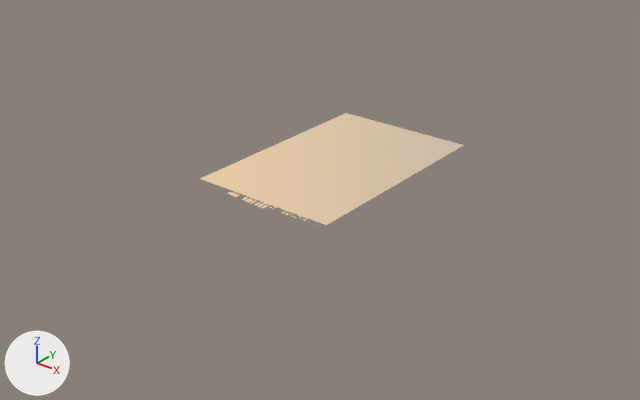
An edit to the Blender file scenario/scl_field.blend, drawn before and after from the same camera.
Camera for both pictures: a camera (50 mm lens) standing at (17875.0, -25685.0, 13155.0) and looking at (-773.0, -2375.0, -1297.0). The axes (+X, +Y, +Z) are drawn at lower left. The lights are the same throughout. The older version comes first.

In view in the first picture: 'SCL_AerodromeGround', 'SCL_FieldSurround' and 11 more.
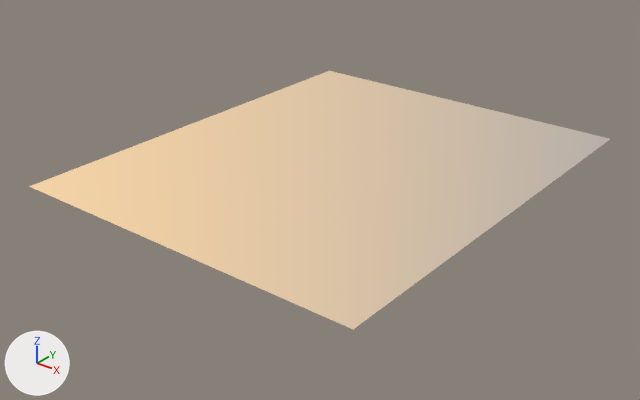
Patch to the scene script:
```diff
--- a/scenario/scl_field.blend.py
+++ b/scenario/scl_field.blend.py
@@ me_scl_fieldsurround @@
 # used by ob_scl_fieldsurround; location = (0.0, 0.0, 0.0)
-me_scl_fieldsurround.from_pydata(...)  # 4 vertices, 2 faces; spans x -3547.0..2223.0, y -5789.0..2866.0, z 0.0
-me_scl_fieldsurround.vertices[0].co = (-3547.0, -5789.0, 0.0)  # pixel (199, 178)
-me_scl_fieldsurround.vertices[1].co = (2223.0, -5789.0, 0.0)  # pixel (326, 225)
-me_scl_fieldsurround.vertices[2].co = (2223.0, 2866.0, 0.0)  # pixel (464, 145)
-me_scl_fieldsurround.vertices[3].co = (-3547.0, 2866.0, 0.0)  # pixel (346, 112)
+me_scl_fieldsurround.from_pydata(...)  # 4 vertices, 2 faces; spans x -7747.0..6423.0, y -9989.0..7066.0, z 0.0
+# me_scl_fieldsurround part 1
+me_scl_fieldsurround.vertices[0].co = (-7747.0, -9989.0, 0.0)  # pixel (29, 186)
+me_scl_fieldsurround.vertices[1].co = (6423.0, -9989.0, 0.0)  # pixel (353, 329)
+me_scl_fieldsurround.vertices[2].co = (6423.0, 7066.0, 0.0)  # pixel (610, 138)
+me_scl_fieldsurround.vertices[3].co = (-7747.0, 7066.0, 0.0)  # pixel (329, 70)
 me_scl_fieldsurround.materials.append(mat_scl_soiloutfield)
```

What differs and where, as boxes [x1, y1, x2, y2] in the pictures (640 x 400 px):
'SCL_FieldSurround', reshaped (120% wider, 129% taller): before [200, 113, 464, 225]; after [29, 71, 610, 329]
